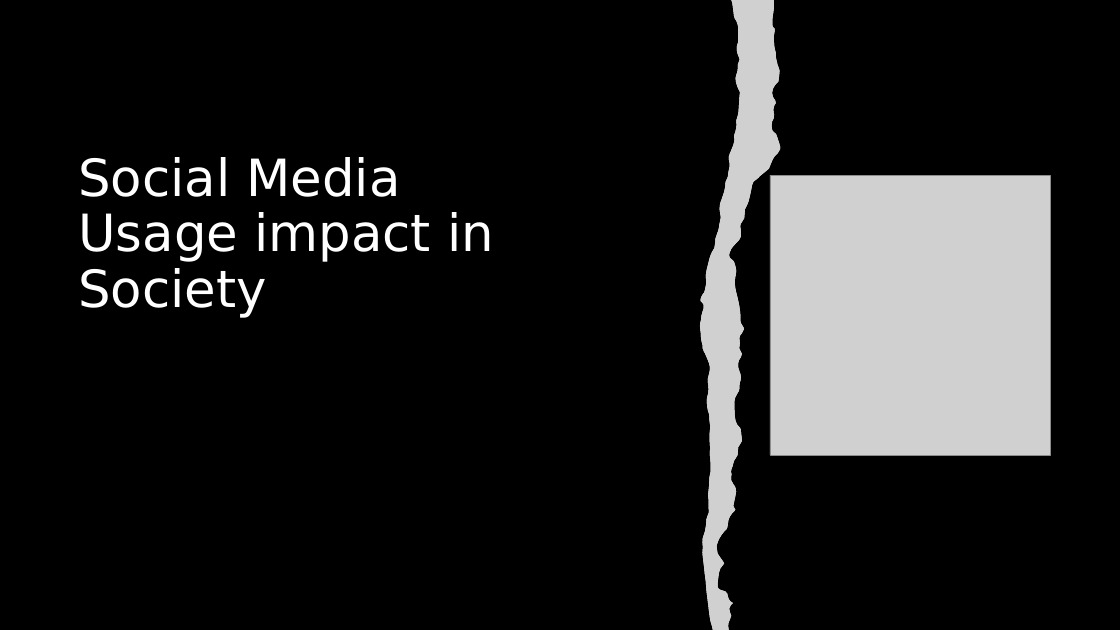
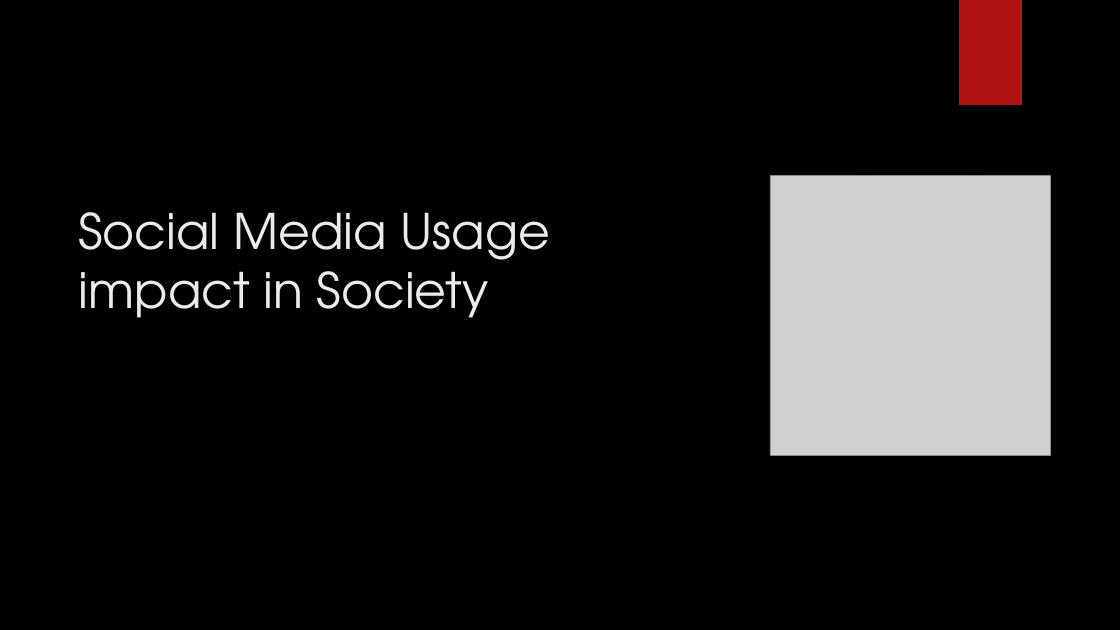
Before and after one commit to ludmilagd/SocialMediaUsageImpact, a slide deck: slide 2 of SocialMediaSuicideRate.pptx. Drawn at 1120x630 pixels with LibreOffice and Linux fonts; fonts in the diff are those of the drawing; grey boxes stand for pictures; background and template pictures are left out. Boxes give left, top, right and bottom in pixels: in the first picture for what was removed or moved away, otherwise in the second. Text is boxed around its words. In the diff, an @@ line names an element or a change of style, - is before the commit and + after.

```diff
--- a/SocialMediaSuicideRate.pptx
+++ b/SocialMediaSuicideRate.pptx
@@ freeform shape removed at (x1=700, y1=0, x2=781, y2=630) @@
@@ picture removed at (x1=700, y1=0, x2=781, y2=630) @@
@@ rectangle added at (x1=959, y1=0, x2=1022, y2=105), fill #B01513 @@
@@ title "Social Media Usage impact in ..." at (x1=78, y1=212, x2=550, y2=318): size 44 to 42 pt, font DejaVu Sans to TeX Gyre Adventor, text colour #FFFFFF to #EBEBEB; line spacing 0.9 to 1 @@
```
Also in this commit, not shown: 10 other slides changed, 2 slides added, 1 slide removed, 7 other files.
